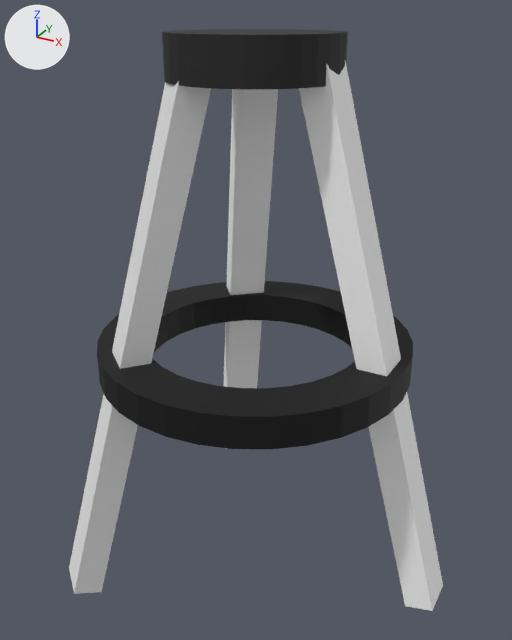
Before and after pictures for a commit that changed the FBX model Assets/Resource/3DModels/yayoi_model/MODEL/3reg.fbx.
Camera for both pictures: a 50 mm camera at (4.01, -7.27, 6.96) aimed at (0.06, -0.09, 3.37). The axes (+X, +Y, +Z) are drawn at upper left. The lights are the same throughout. Where no turn or scale is listed for an object, it has been applied to the vertices.
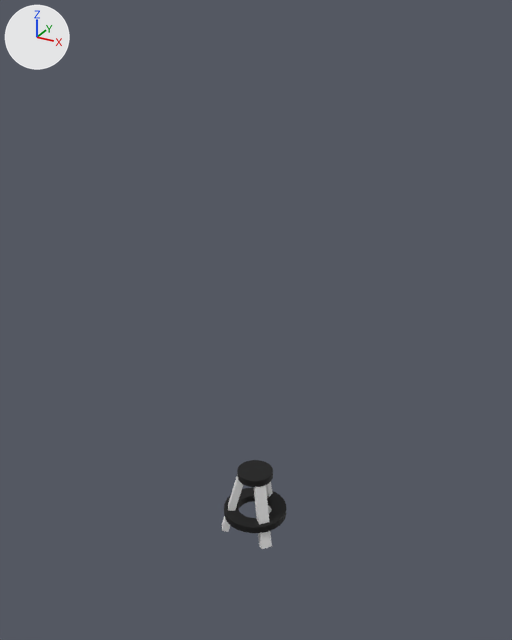
Where the change shows, as pixel boxes [x1, y1, x2, y2] in the pictures (512 x 640 px):
```json
{"object": "Cylinder.002", "change": "deleted", "before": [97, 281, 413, 449], "on screen": "black"}
{"object": "Cube", "change": "deleted", "before": [299, 60, 443, 611]}
{"object": "Cube.002", "change": "deleted", "before": [69, 81, 211, 594]}
{"object": "Cylinder", "change": "reshaped, moved, rescaled", "before": [162, 29, 348, 89], "after": [222, 460, 286, 549], "on screen": "65% narrower, 48% taller"}
{"object": "Cube.001", "change": "deleted", "before": [223, 89, 278, 388]}
{"part": 1, "of": "me_cylinder", "change": "added", "after": [224, 487, 286, 533], "on screen": "black"}
{"part": 2, "of": "me_cylinder", "change": "added", "after": [222, 477, 273, 549]}
{"part": 3, "of": "me_cylinder", "change": "recoloured", "before": [162, 29, 348, 89], "after": [237, 460, 273, 487]}
```

Edits to the scene script, one JSON object a line:
```json
{"block": "me_cylinder", "where": "# used by ob_cylinder; location = (0.0, 0.0, 6.48); scale = (1.0, 1.0, 0.25)"}
{"op": "remove", "block": "me_cylinder", "code": "me_cylinder.from_pydata(...)  # 64 vertices, 34 faces; spans x -1.0..1.0, y -1.0..1.0, z -1.0..1.0"}
{"op": "add", "block": "me_cylinder", "code": "me_cylinder.from_pydata(...)  # 216 vertices, 120 faces; spans x -1.83..1.8, y -1.8..1.98, z -19.23..1.0"}
{"block": "me_cylinder", "change": "me_cylinder part 1: a new loose piece of 128 vertices spanning x -1.8..1.8, y -1.8..1.8, z -13.57..-11.57, in mat_material_004 (black #000000)"}
{"block": "me_cylinder", "change": "me_cylinder part 2"}
{"block": "me_cylinder", "change": "24 vertices are added at x -1.83..1.64, y -1.49..1.98, z -19.23..0.61"}
{"block": "me_cylinder", "change": "6 new faces join them, mat_material (white #e7e7e7)"}
{"block": "me_cylinder", "change": "6 new faces join them, mat_material_001 (white #e7e7e7)"}
{"block": "me_cylinder", "change": "6 new faces join them, mat_material_002 (white #e7e7e7)"}
{"block": "me_cylinder", "change": "me_cylinder part 3: 34 faces spanning x -1.0..1.0, y -1.0..1.0, z -1.0..1.0 switch from mat_material_004 (black #1b1b1b) to mat_material_003 (black #050505)"}
{"op": "add", "block": "me_cylinder", "code": "me_cylinder.materials.append(mat_material)  # white #ffffff"}
{"op": "add", "block": "me_cylinder", "code": "me_cylinder.materials.append(mat_material_001)  # white #ffffff"}
{"op": "add", "block": "me_cylinder", "code": "me_cylinder.materials.append(mat_material_002)  # white #e7e7e7"}
{"op": "set", "path": "ob_cylinder.location", "old": "(0.0, 0.0, 6.48)", "new": "(0.0, 0.0, 0.97)"}
{"op": "set", "path": "ob_cylinder.scale", "old": "(1.0, 1.0, 0.25)", "new": "(0.25, 0.25, 0.05)"}
{"op": "remove", "block": "ob_cube", "code": ["ob_cube = bpy.data.objects.new('Cube', me_cube)", "ob_cube.location = (1.62, 0.0, 3.3)"]}
{"op": "remove", "block": "ob_cylinder_002", "code": ["ob_cylinder_002 = bpy.data.objects.new('Cylinder.002', me_cylinder_002)", "ob_cylinder_002.location = (0.0, 0.0, 2.91)"]}
{"op": "remove", "block": "ob_cube_002", "code": ["ob_cube_002 = bpy.data.objects.new('Cube.002', me_cube_002)", "ob_cube_002.location = (-0.97, -1.23, 3.3)"]}
{"op": "remove", "block": "ob_cube_001", "code": ["ob_cube_001 = bpy.data.objects.new('Cube.001', me_cube_001)", "ob_cube_001.location = (-0.89, 1.32, 3.3)"]}
```
